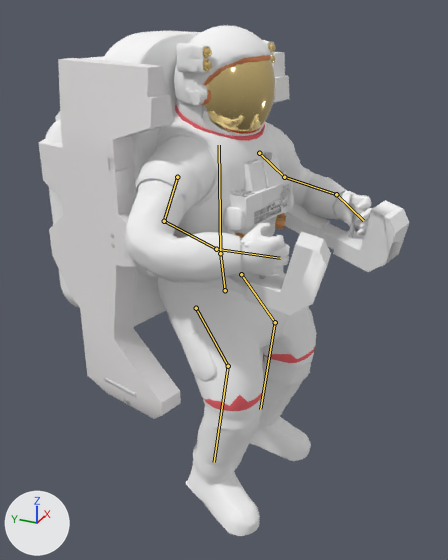
The glTF model apps/web/public/models/hangar/emu/emu_lod1.glb as it was, and as the next commit left it.
Both versions are drawn from a 50 mm lens placed at (-2.24, -1.04, 1.1), pointed at (0.0, -0.03, -0.02). Arrows for +X, +Y and +Z are at lower left; the lights stay in place. The picture after the commit comes second. Both versions are drawn at frame 1 of the action 'brake'; the numbers are the values there. The bones that change, and the others that lie on the model, are drawn over the model as lines.

The first picture shows 'emu_lod1'.
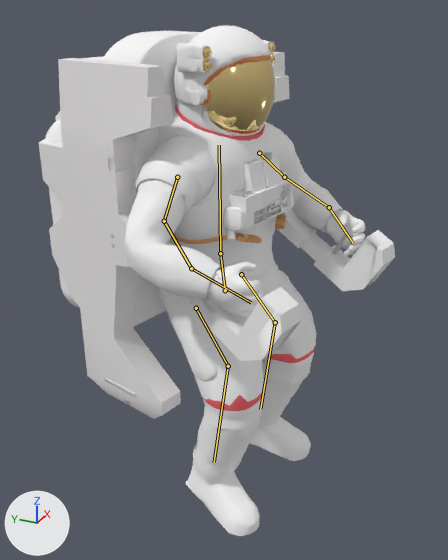
Where the change shows, as pixel boxes [x1, y1, x2, y2] in the pictures (448 x 560 px):
'emu_lod1', posed
    before: [39, 25, 410, 536]
    after: [39, 25, 395, 536]
bone 'forearm.L', root to tip
    before: (284, 177) to (336, 194)
    after: (284, 177) to (329, 207)
bone 'forearm.R', root to tip
    before: (164, 221) to (216, 249)
    after: (164, 221) to (191, 268)

The edits, one by one:
Bone 'forearm.L' (bone_forearm_l) turns from (-16, -1, -9) to (0, 0, 0) degrees about its own x, y and z.
Bone 'forearm.R' (bone_forearm_r) turns from (-22, 3, 16) to (0, 0, 0) degrees about its own x, y and z.
